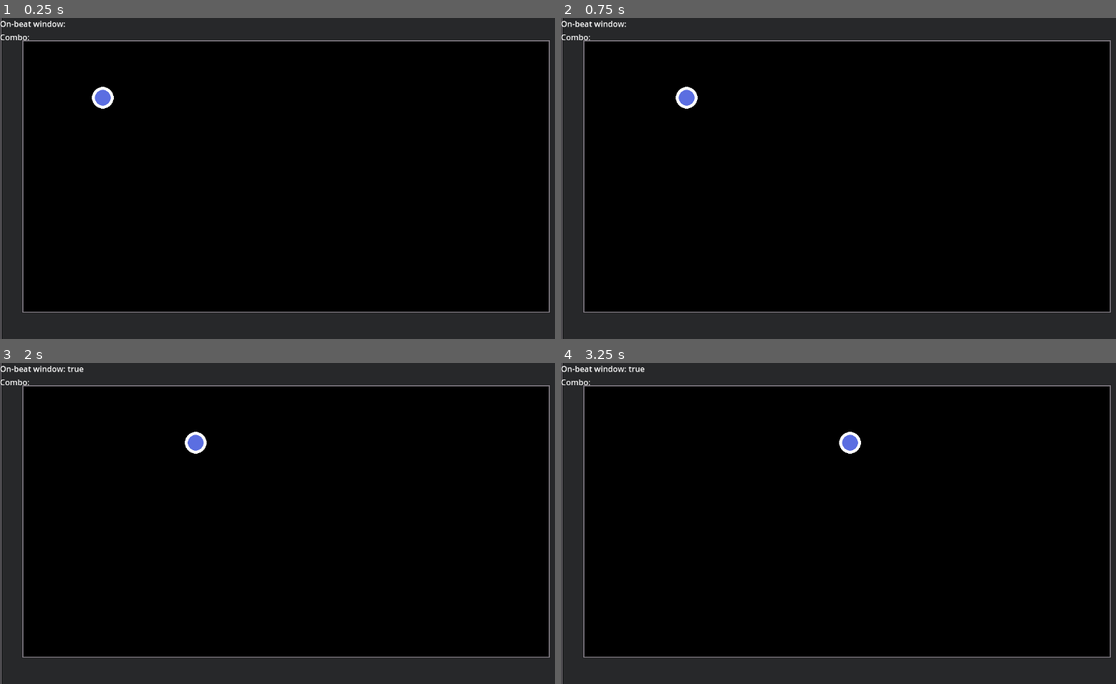
Above: before the commit, frames 1-4 (two rows, left to right).
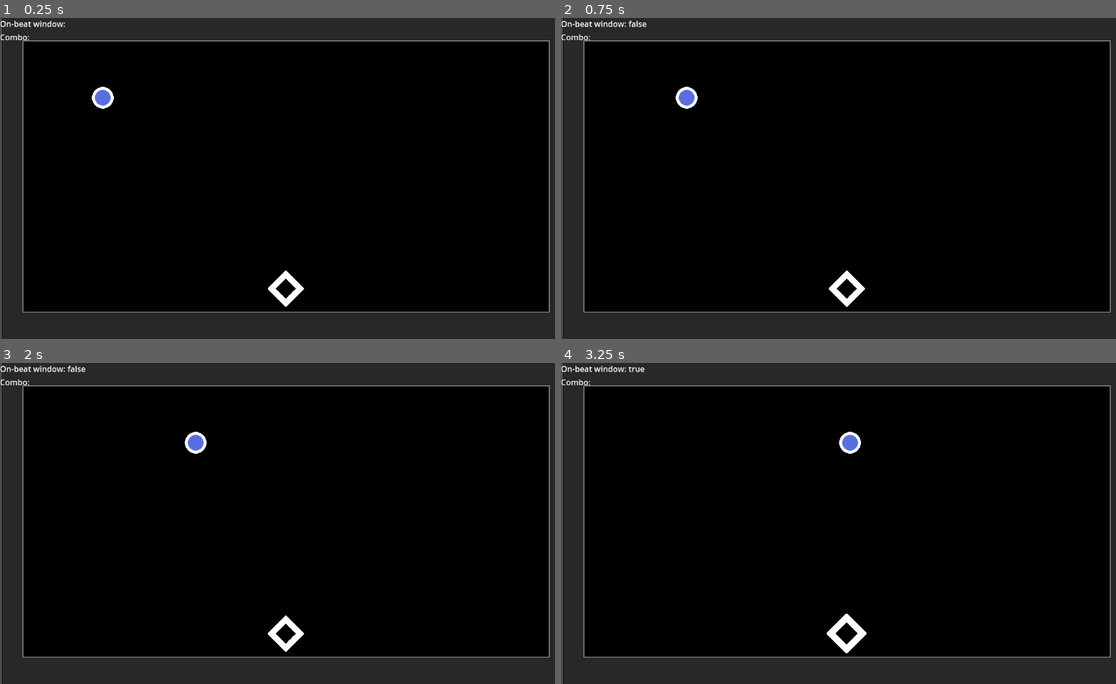
Above: after the commit, the same moments.

Repository: parkouralvoil/holoparry-fangamejam
Game: Godot game, scene res://levels/test_level.tscn
Same seed, same stepped clock (60 frames per second), same inputs: the game is played once before the commit and once after it. Sound files missing from this copy of the repository are replaced by a short silence.
Inputs:
- Up to frame 1 (0.25 s): no input
- Up to frame 2 (0.75 s): hold D (move_right) from 0.53 s (still down); tap Space (beat_activate) at 0.6 s
- Up to frame 3 (2 s): release D (move_right) at 1.28 s; hold Down (combo_down) from 1.28 s (still down); tap Space (beat_activate) at 1.35 s
- Up to frame 4 (3.25 s): release Down (combo_down) at 2.03 s; hold D (move_right) 2.03-2.78 s; tap Space (beat_activate) at 2.1, 2.85 s; hold Up (combo_up) from 2.78 s (still down)

The runs differ from the first frame. In frame 1, 0.3% of the frame differs, in the area x 48-55%, y 78-90%; in frame 2, 0.3%; in frame 3, 0.3%; in frame 4, 0.4%, in the area x 47-56%, y 77-91%.

Commit message:
feat: add beat visualizer

Diff:
--- /dev/null
+++ b/interface/beat_visualiser.gd
@@ -0,0 +1,11 @@
+extends Control
+
+@onready var _hitMarker: TextureRect = $CenterContainer/TextureRect
+@onready var _animationPlayer: AnimationPlayer = _hitMarker.get_node("AnimationPlayer")
+
+func _ready() -> void:
+	EventBus.beat_window_changed.connect(_on_beat_window_changed)
+
+func _on_beat_window_changed(active: bool) -> void:
+	if active:
+		_animationPlayer.play("pulsating")
--- /dev/null
+++ b/interface/beat_visualiser.tscn
@@ -0,0 +1,76 @@
+[gd_scene load_steps=6 format=3 uid="uid://bi5g78vqtaklg"]
+
+[ext_resource type="Script" uid="uid://de8lvgc1cq1yr" path="res://interface/beat_visualiser.gd" id="1_gy0et"]
+[ext_resource type="Texture2D" uid="uid://ddxrwcuw4f7o4" path="res://assets/beat_visual/hit_marker.png" id="2_gy0et"]
+
+[sub_resource type="Animation" id="Animation_gy0et"]
+resource_name = "pulsating"
+length = 0.1
+tracks/0/type = "value"
+tracks/0/imported = false
+tracks/0/enabled = true
+tracks/0/path = NodePath("..:scale")
+tracks/0/interp = 1
+tracks/0/loop_wrap = true
+tracks/0/keys = {
+"times": PackedFloat32Array(0, 0.06),
+"transitions": PackedFloat32Array(0.937501, 0.594602),
+"update": 0,
+"values": [Vector2(1.15, 1.15), Vector2(1, 1)]
+}
+
+[sub_resource type="Animation" id="Animation_w3i15"]
+length = 0.001
+tracks/0/type = "value"
+tracks/0/imported = false
+tracks/0/enabled = true
+tracks/0/path = NodePath("..:scale")
+tracks/0/interp = 1
+tracks/0/loop_wrap = true
+tracks/0/keys = {
+"times": PackedFloat32Array(0),
+"transitions": PackedFloat32Array(1),
+"update": 0,
+"values": [Vector2(1, 1)]
+}
+
+[sub_resource type="AnimationLibrary" id="AnimationLibrary_kdp3e"]
+_data = {
+&"RESET": SubResource("Animation_w3i15"),
+&"pulsating": SubResource("Animation_gy0et")
+}
+
+[node name="BeatVisualiser" type="Control"]
+layout_mode = 3
+anchors_preset = 15
+anchor_right = 1.0
+anchor_bottom = 1.0
+grow_horizontal = 2
+grow_vertical = 2
+script = ExtResource("1_gy0et")
+
+[node name="CenterContainer" type="CenterContainer" parent="."]
+layout_mode = 1
+anchors_preset = 7
+anchor_left = 0.5
+anchor_top = 1.0
+anchor_right = 0.5
+anchor_bottom = 1.0
+offset_left = -99.0
+offset_top = -201.0
+offset_right = 101.0
+offset_bottom = -1.0
+grow_horizontal = 2
+grow_vertical = 0
+pivot_offset = Vector2(100, 100)
+
+[node name="TextureRect" type="TextureRect" parent="CenterContainer"]
+custom_minimum_size = Vector2(75, 75)
+layout_mode = 2
+texture = ExtResource("2_gy0et")
+expand_mode = 3
+
+[node name="AnimationPlayer" type="AnimationPlayer" parent="CenterContainer/TextureRect"]
+libraries = {
+&"": SubResource("AnimationLibrary_kdp3e")
+}
--- /dev/null
+++ b/levels/Conductor.tscn
@@ -0,0 +1,10 @@
+[gd_scene load_steps=3 format=3 uid="uid://cbbxeyyvdx33t"]
+
+[ext_resource type="AudioStream" uid="uid://gdnxei3cgrcc" path="res://assets/sounds/holohawk_instrumental.wav" id="1_8tg4i"]
+[ext_resource type="Script" uid="uid://ds4b761445sjq" path="res://levels/conductor.gd" id="1_n4hdg"]
+
+[node name="Conductor" type="AudioStreamPlayer"]
+stream = ExtResource("1_8tg4i")
+script = ExtResource("1_n4hdg")
+
+[node name="StartTimer" type="Timer" parent="."]
--- a/levels/beats_manager.gd
+++ b/levels/beats_manager.gd
@@ -5,14 +5,18 @@
 	set(val):
 		_on_beat = val
 		EventBus.beat_window_changed.emit(val)
-var _beat_timing_duration: float = 1.0
-var _onbeat_window_duration: float = 0.3
+# dependent on song choice, will need smth to handle these
+var _beat_timing_duration: float = 60.0 / 150.0
+var _onbeat_window_duration: float = 60.0 / 150.0 * 0.35
 
 @onready var _BeatTiming: Timer = $BeatTiming
 @onready var _OnBeatWindow: Timer = $OnBeatWindow
 @onready var _TestMetronome: AudioStreamPlayer = $TestMetronome
 
 func _ready() -> void:
+	## play test song
+	$Conductor.play_from_beat(4,0)
+	_TestMetronome.play()
 	_BeatTiming.start(_beat_timing_duration)
 	_BeatTiming.timeout.connect(_on_BeatTiming_timeout)
 	_OnBeatWindow.timeout.connect(_on_OnBeatWindow_timeout)
--- a/levels/beats_manager.tscn
+++ b/levels/beats_manager.tscn
@@ -1,7 +1,8 @@
-[gd_scene load_steps=3 format=3 uid="uid://dm8pidavkgymr"]
+[gd_scene load_steps=4 format=3 uid="uid://dm8pidavkgymr"]
 
 [ext_resource type="Script" uid="uid://0a5surwvwlw5" path="res://levels/beats_manager.gd" id="1_2p1vf"]
 [ext_resource type="AudioStream" uid="uid://w23ii3g088uj" path="res://assets/sounds/metronome-85688.mp3" id="2_dcvki"]
+[ext_resource type="PackedScene" uid="uid://cbbxeyyvdx33t" path="res://levels/Conductor.tscn" id="3_2bb3t"]
 
 [node name="BeatsManager" type="Node2D"]
 script = ExtResource("1_2p1vf")
@@ -13,3 +14,5 @@
 
 [node name="TestMetronome" type="AudioStreamPlayer" parent="."]
 stream = ExtResource("2_dcvki")
+
+[node name="Conductor" parent="." instance=ExtResource("3_2bb3t")]
--- /dev/null
+++ b/levels/conductor.gd
@@ -0,0 +1,46 @@
+extends AudioStreamPlayer
+class_name Conductor
+
+@export var bpm := 150
+@export var measures := 4
+
+#Beat and Song position
+var song_position: float = 0.0
+var song_position_in_beats: int = 0
+var sec_per_beat: float = 60.0 / bpm
+var last_reported_beat: int = 0
+var beat_before_start: int = 0
+var current_measure: int = 0
+
+#Variables for Action in sync with beat
+var closest: int = 0
+var time_off_beat: float = 0.0
+
+signal beat(position: int)
+signal measure(position: int)
+
+func _ready():
+	pass
+
+func _process(delta: float) -> void:
+	if playing:
+		song_position = get_playback_position() + AudioServer.get_time_since_last_mix()
+		song_position -= AudioServer.get_output_latency()
+		song_position_in_beats = int(floor(song_position / sec_per_beat)) + beat_before_start
+		_report_beat()
+
+func _report_beat():
+	if last_reported_beat < song_position_in_beats:
+		if current_measure >= measures:
+			current_measure = 0
+		beat.emit(song_position_in_beats)
+		measure.emit(current_measure)
+		last_reported_beat = song_position_in_beats
+		current_measure += 1
+
+		#print_debug("Beat ", song_position_in_beats, ", Measure ", str(current_measure))
+
+func play_from_beat(beat: int, offset_beat: int):
+	play()
+	seek(beat * sec_per_beat)
+	beat_before_start = offset_beat
--- /dev/null
+++ b/levels/test_level.gd
@@ -0,0 +1,4 @@
+extends Node2D
+
+func _ready():
+	pass
--- a/levels/test_level.tscn
+++ b/levels/test_level.tscn
@@ -1,9 +1,10 @@
-[gd_scene load_steps=7 format=4 uid="uid://yhpjuq7wt8y8"]
+[gd_scene load_steps=8 format=4 uid="uid://yhpjuq7wt8y8"]
 
 [ext_resource type="PackedScene" uid="uid://cpp2y5j2rhpsx" path="res://characters/character_tokino.tscn" id="1_46lwt"]
 [ext_resource type="Texture2D" uid="uid://f68idayf3lv3" path="res://assets/sprites/gray_tileset_godot.png" id="2_x25rp"]
 [ext_resource type="PackedScene" uid="uid://dm8pidavkgymr" path="res://levels/beats_manager.tscn" id="3_gmgay"]
 [ext_resource type="PackedScene" uid="uid://cq6rbvv0vku06" path="res://interface/player_interface.tscn" id="4_w7r7j"]
+[ext_resource type="PackedScene" uid="uid://bi5g78vqtaklg" path="res://interface/beat_visualiser.tscn" id="5_o6mel"]
 
 [sub_resource type="TileSetAtlasSource" id="TileSetAtlasSource_gmgay"]
 texture = ExtResource("2_x25rp")
@@ -399,6 +400,8 @@
 offset_bottom = 648.0
 color = Color(0, 0, 0, 1)
 
+[node name="BeatsManager" parent="." instance=ExtResource("3_gmgay")]
+
 [node name="Character" parent="." instance=ExtResource("1_46lwt")]
 position = Vector2(207, 161)
 
@@ -406,6 +409,16 @@
 tile_map_data = PackedByteArray("AABIACgAAAALAAMAAABIACcAAAALAAIAAABIACYAAAALAAIAAABIACUAAAALAAIAAABIACQAAAALAAIAAABHAC …(13072 unchanged characters)…
 tile_set = SubResource("TileSet_w7r7j")
 
-[node name="BeatsManager" parent="." instance=ExtResource("3_gmgay")]
-
-[node name="PlayerInterface" parent="." instance=ExtResource("4_w7r7j")]
+[node name="CanvasLayer" type="CanvasLayer" parent="."]
+
+[node name="BeatVisualiser" parent="CanvasLayer" instance=ExtResource("5_o6mel")]
+anchors_preset = 0
+anchor_right = 0.0
+anchor_bottom = 0.0
+offset_top = 2.0
+offset_right = 1150.0
+offset_bottom = 648.0
+grow_horizontal = 1
+grow_vertical = 1
+
+[node name="PlayerInterface" parent="CanvasLayer" instance=ExtResource("4_w7r7j")]
Binary file added: assets/beat_visual/hit_marker.png
Not shown, added: assets/beat_visual/hit_marker.png.import
Binary file added: assets/beat_visual/indicator.png
Not shown, added: assets/beat_visual/indicator.png.import
Not shown, added: assets/sounds/holohawk_instrumental.wav.import
Not shown, added: assets/sounds/metronome-85688.wav.import
Not shown, added: interface/beat_visualiser.gd.uid
Not shown, added: levels/conductor.gd.uid
Not shown, added: levels/test_level.gd.uid
Not shown, added: assets/sounds/holohawk_instrumental.wav
Not shown, added: assets/sounds/metronome-85688.wav
